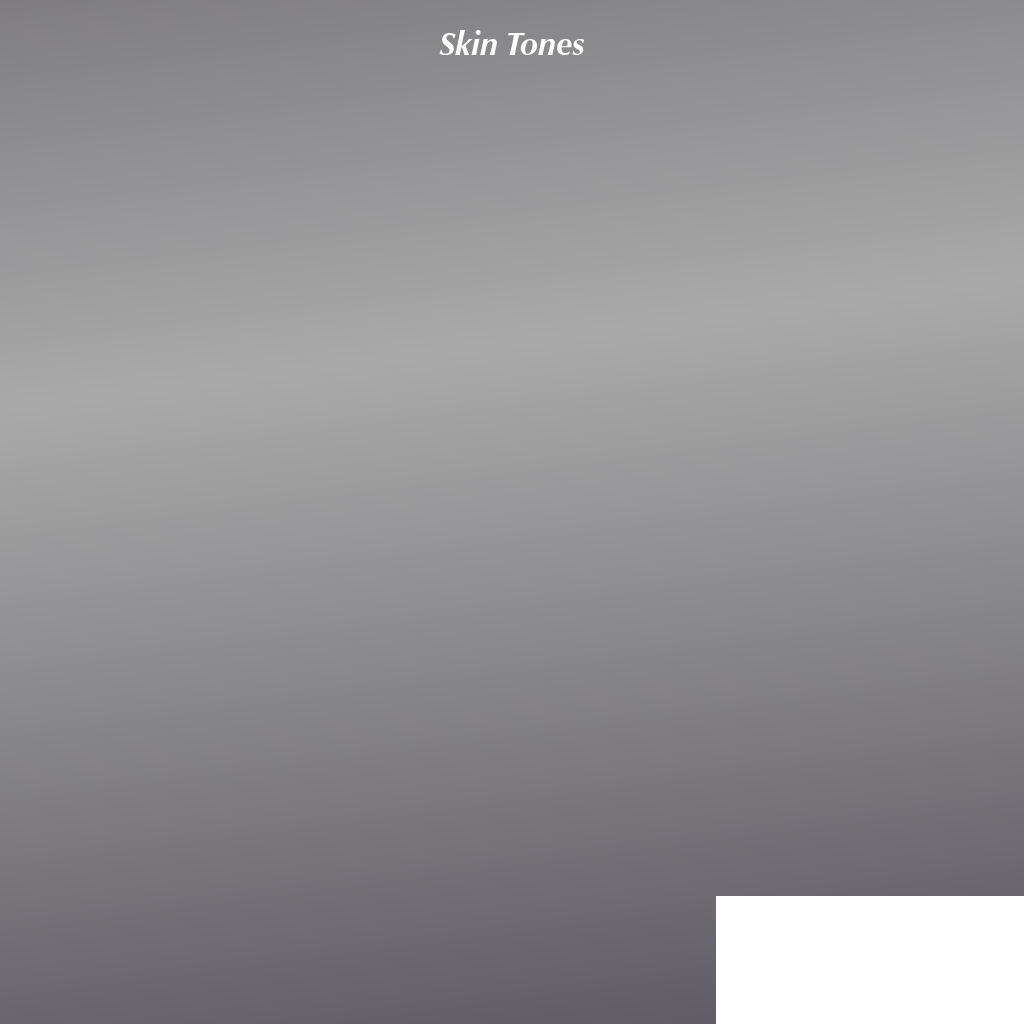
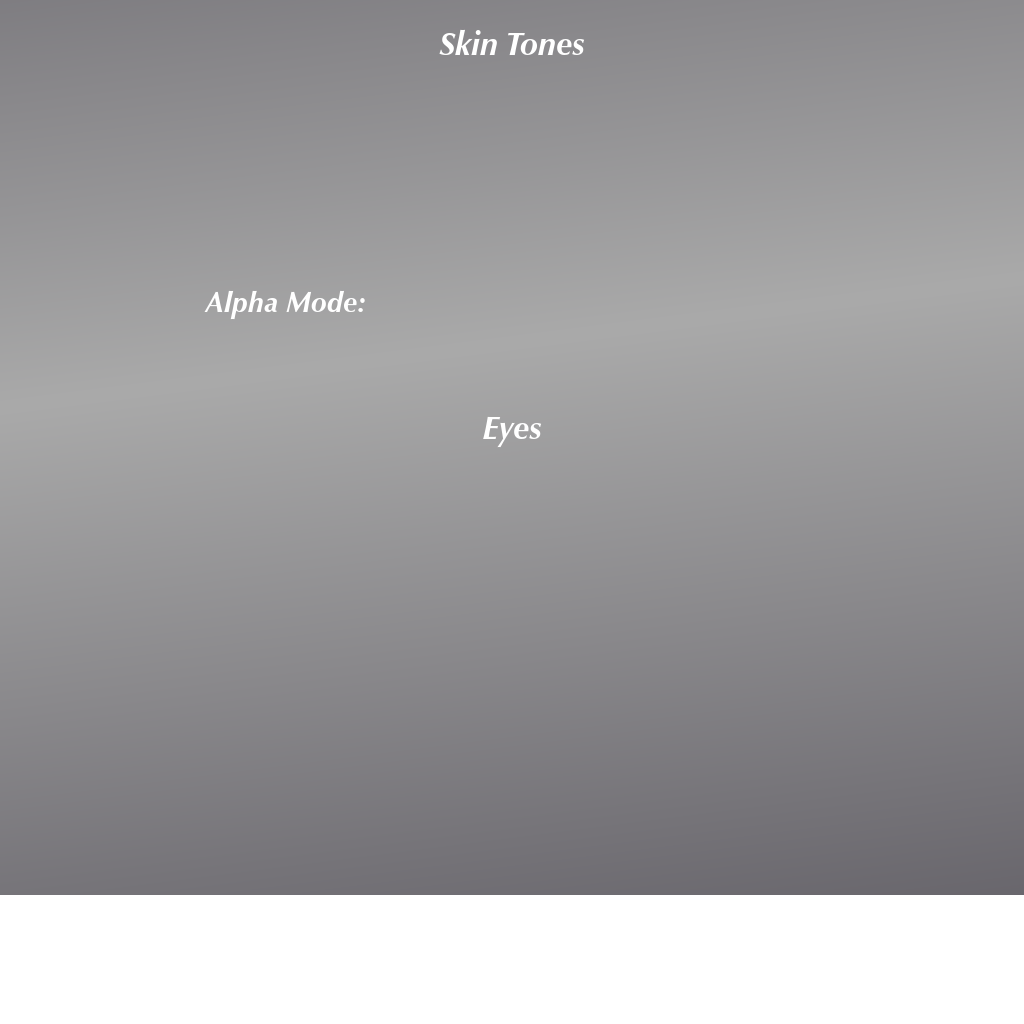
Layer changes from the first 1024px x 1024px image to the second:
added layer "Alpha Mode:" above "Eyes" over [204, 290, 365, 320]
added layer "Eyes" above "Skin Tones" over [483, 416, 541, 448]
added layer "Blend" above "Mask" over [574, 945, 656, 972]
added layer "Mask" above "Bakes on Mesh" over [373, 945, 447, 972]
painted on "gradient cutout" over [0, 895, 1024, 1024]
